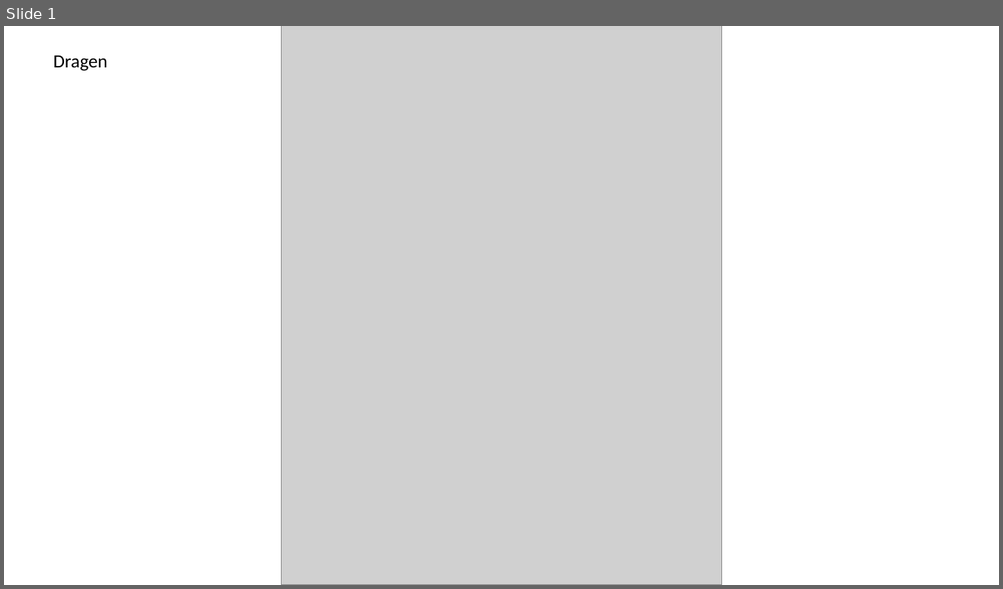
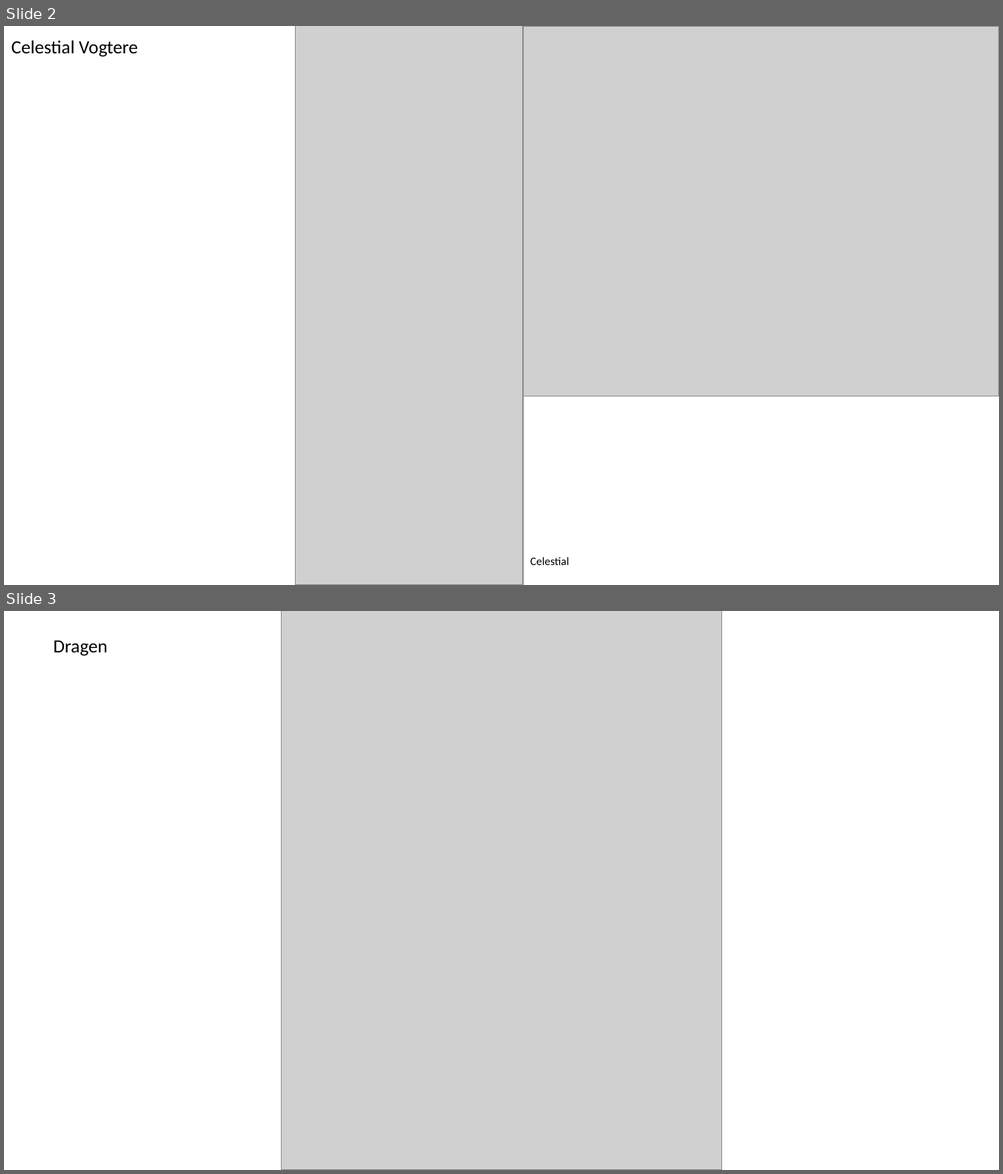
Before and after one commit to 2BeAsh/DnD_notes, a slide deck: Terra Aurum/Store Lokationer/Bundne Bibliotek (Sølvdrage)/Stat Blocks.pptx. Shown one above the other, each under a label of ours: slide 1 before the commit, slides 2 and 3 after it. The pictures are 1003x589 and 1003x1174 pixels, drawn with LibreOffice and Linux fonts; fonts in the diff are those of the drawing; grey boxes stand for pictures. Boxes give left, top, right and bottom in pixels: in the first picture for what was removed or moved away, otherwise in the second. Text is boxed around its words. In the diff, an @@ line names an element or a change of style, - is before the commit and + after.

```diff
--- a/Terra Aurum/Store Lokationer/Bundne Bibliotek (Sølvdrage)/Stat Blocks.pptx
+++ b/Terra Aurum/Store Lokationer/Bundne Bibliotek (Sølvdrage)/Stat Blocks.pptx
@@ slide 2 added at (x1=4, y1=26, x2=999, y2=585), background #FFFFFF @@
@@ text added at (x1=11, y1=40, x2=138, y2=57), 18 pt, text #000000 @@
+Celestial Vogtere
@@ picture added at (x1=295, y1=26, x2=523, y2=585) @@
@@ picture added at (x1=523, y1=26, x2=999, y2=396) @@
@@ text added at (x1=530, y1=557, x2=569, y2=565), 11 pt, text #000000 @@
+Celestial
@@ what was slide 1 is now slide 3 @@
```
Also in this commit, not shown: 3 other slides added, 2 other files.
